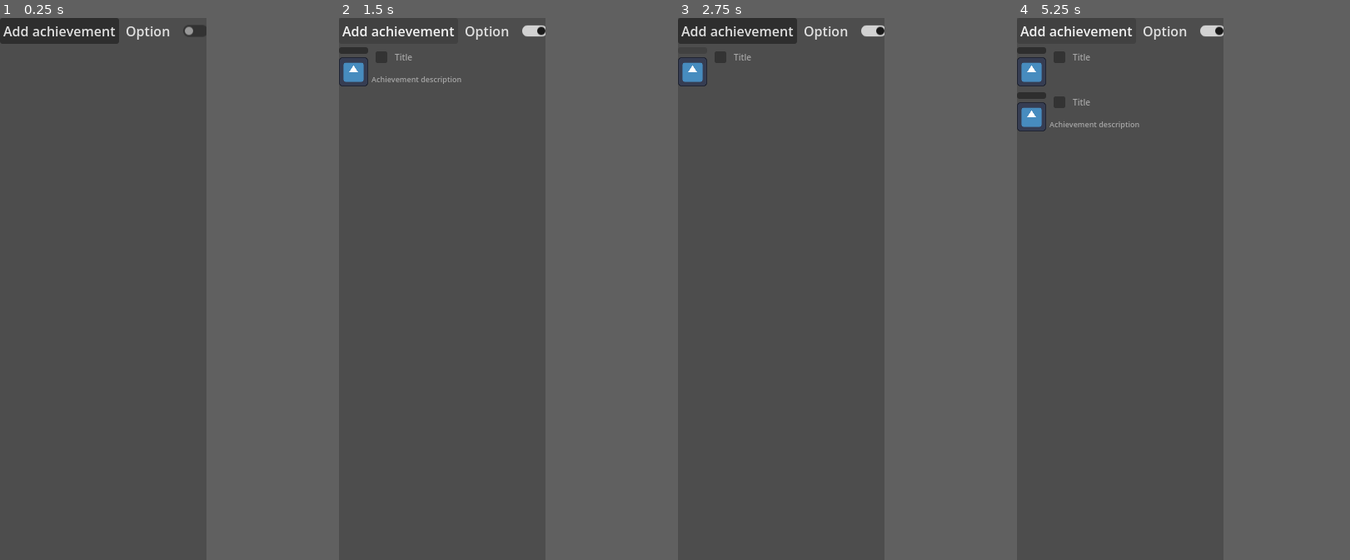
Above: before the commit, frames 1-4 (left to right).
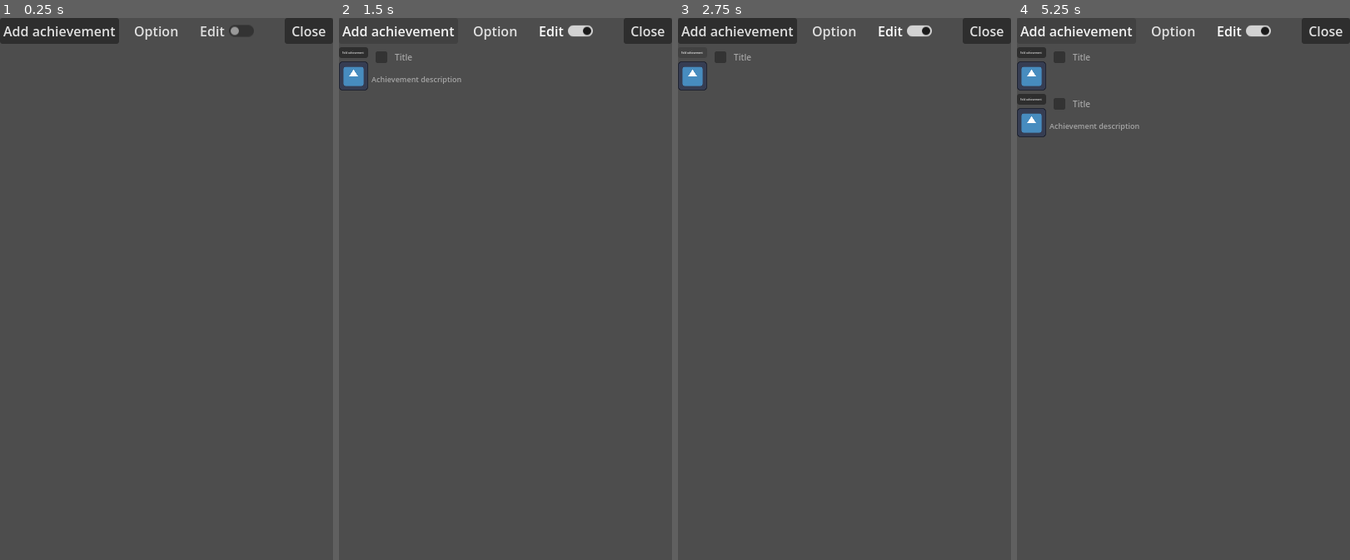
Above: after the commit, the same moments.

Repository: Giitto/achievements-static-solver
Game: Godot game, scene res://main.tscn
Same seed, same stepped clock (60 frames per second), same inputs: the game is played once before the commit and once after it. The engine's default icon, where the game draws it, is replaced by a stand-in: a white triangle on a blue panel in a dark square.
Inputs (mouse positions are in pixels of both pictures, inside the frame that each line leads up to; where the layout moved, square brackets give the same spot in the first picture):
- Up to frame 1 (0.25 s): no input
- Up to frame 2 (1.5 s): click (478, 28) [535, 28] at 0.5 s; click "Add achievement" at 1.25 s
- Up to frame 3 (2.75 s): click (687, 50) [691, 50] at 2 s
- Up to frame 4 (5.25 s): click (1043, 55) [1060, 55] at 2.75 s; click (1043, 55) [1060, 55] at 3.5 s; click (1026, 77) [1030, 72] at 4.25 s; click "Add achievement" at 5 s
In our replay, the window is 248x650 before the commit and 400x650 after it. These sizes can differ from the game's own. Grey fills any space a smaller window leaves; there, only what the larger window draws over its background counts as a difference.

The runs differ from the first frame. In frame 1, 1.1% of the frame differs, in the area x 38-100%, y 0-5%; in frame 2, 1.4%; in frame 3, 1.3%; in frame 4, 1.9%, in the area x 0-100%, y 0-22%.

Commit message:
Added exit and correction of layout
- Bigger default size - Exit button - Edit text right next to the button -maybe better resize capability ?

Diff:
--- a/Achievement/achievement_desc.tscn
+++ b/Achievement/achievement_desc.tscn
@@ -27,8 +27,11 @@
 
 [node name="VBoxContainer" type="VBoxContainer" unique_id=438633510]
 custom_minimum_size = Vector2(248, 80)
-offset_right = 248.0
-offset_bottom = 112.0
+anchors_preset = 15
+anchor_right = 1.0
+anchor_bottom = 1.0
+grow_horizontal = 2
+grow_vertical = 2
 size_flags_horizontal = 0
 script = ExtResource("1_e1s4n")
 
@@ -43,7 +46,8 @@
 
 [node name="FoldButton" type="Button" parent="AchievementsDesc/LeftSide" unique_id=1473737341]
 layout_mode = 2
-theme_override_font_sizes/font_size = 1
+theme_override_font_sizes/font_size = 3
+text = "Fold achievement"
 autowrap_trim_flags = 192
 
 [node name="Icon" type="TextureRect" parent="AchievementsDesc/LeftSide" unique_id=1203665057]
@@ -89,7 +93,6 @@
 editable = false
 
 [node name="DeleteAchievementButton" type="Button" parent="AchievementsDesc/Title/ManageDeleteButton" unique_id=2142336132]
-layout_direction = 2
 layout_mode = 2
 size_flags_horizontal = 8
 size_flags_vertical = 0
@@ -97,7 +100,7 @@
 text = "x"
 
 [node name="DescriptionTextEdit" type="TextEdit" parent="AchievementsDesc/Title" unique_id=459668278]
-custom_minimum_size = Vector2(0, 60)
+custom_minimum_size = Vector2(360, 30)
 layout_mode = 2
 size_flags_vertical = 8
 tooltip_text = "Achievement description/text"
--- a/main.gd
+++ b/main.gd
@@ -7,12 +7,15 @@
 
 @onready var load_file_dialog: FileDialog = $LoadFileDialog
 @onready var save_file_dialog: FileDialog = $SaveFileDialog
+@onready var confirmation_dialog: ConfirmationDialog = $ConfirmationDialog
 
 var is_edit_on :bool = false
 
 var troph_list:Array[Achievement] = [];
 
 func _ready() -> void:
+	DisplayServer.window_set_flag(DisplayServer.WINDOW_FLAG_BORDERLESS,true)
+	DisplayServer.window_set_mode(DisplayServer.WINDOW_MODE_WINDOWED)
 	menu_button.get_popup().id_pressed.connect(_on_option_item_selected)
 	for ach in troph_list:
 		ach.toggle_edit(is_edit_on)
@@ -98,3 +101,9 @@
 		achievement_box.remove_child(troph)
 		troph.call_deferred("queue_free")
 	troph_list.clear()
+
+func _on_quit_pressed() -> void:
+	confirmation_dialog.popup_centered()
+
+func _on_confirmation_dialog_confirmed() -> void:
+	get_tree().quit()
--- a/main.tscn
+++ b/main.tscn
@@ -5,8 +5,13 @@
 [node name="Main" type="VBoxContainer" unique_id=533452990]
 clip_contents = true
 custom_minimum_size = Vector2(0, 650)
-offset_right = 240.0
-offset_bottom = 650.0
+anchors_preset = 15
+anchor_right = 1.0
+anchor_bottom = 1.0
+grow_horizontal = 2
+grow_vertical = 2
+size_flags_horizontal = 3
+size_flags_vertical = 3
 script = ExtResource("1_ig7tw")
 
 [node name="VBoxContainer" type="HBoxContainer" parent="." unique_id=306845109]
@@ -15,10 +20,14 @@
 
 [node name="addAchievementButton" type="Button" parent="VBoxContainer" unique_id=1917735730]
 layout_mode = 2
+size_flags_horizontal = 0
+size_flags_vertical = 0
 text = "Add achievement"
 
 [node name="MenuButton" type="MenuButton" parent="VBoxContainer" unique_id=974817754]
 layout_mode = 2
+size_flags_horizontal = 6
+size_flags_vertical = 0
 text = "Option"
 item_count = 2
 popup/item_0/text = "Save"
@@ -28,6 +37,15 @@
 
 [node name="EditMode" type="CheckButton" parent="VBoxContainer" unique_id=94013553]
 layout_mode = 2
+size_flags_horizontal = 8
+size_flags_vertical = 0
+text = "Edit"
+
+[node name="Quit" type="Button" parent="VBoxContainer" unique_id=1909110466]
+layout_mode = 2
+size_flags_horizontal = 10
+size_flags_vertical = 0
+text = " Close "
 
 [node name="ScrollContainer" type="ScrollContainer" parent="." unique_id=1629117373]
 custom_minimum_size = Vector2(0, 615)
@@ -40,7 +58,12 @@
 
 [node name="LoadFileDialog" type="FileDialog" parent="." unique_id=1500800164]
 
+[node name="ConfirmationDialog" type="ConfirmationDialog" parent="." unique_id=487752389]
+dialog_text = "Are you sure you want to quit ? You maybe want to save before."
+
 [connection signal="pressed" from="VBoxContainer/addAchievementButton" to="." method="_on_add_achievement_button_pressed"]
 [connection signal="toggled" from="VBoxContainer/EditMode" to="." method="_on_edit_mode_toggled"]
+[connection signal="pressed" from="VBoxContainer/Quit" to="." method="_on_quit_pressed"]
 [connection signal="file_selected" from="SaveFileDialog" to="." method="_on_save_file_dialog_file_selected"]
 [connection signal="file_selected" from="LoadFileDialog" to="." method="_on_load_file_dialog_file_selected"]
+[connection signal="confirmed" from="ConfirmationDialog" to="." method="_on_confirmation_dialog_confirmed"]
--- a/project.godot
+++ b/project.godot
@@ -17,10 +17,14 @@
 
 [display]
 
-window/size/viewport_width=248
+window/size/viewport_width=400
 window/size/viewport_height=650
 window/size/borderless=true
-window/stretch/mode="viewport"
+window/energy_saving/keep_screen_on=false
+window/subwindows/embed_subwindows=false
+window/stretch/mode="canvas_items"
+window/per_pixel_transparency/allowed=true
+window/handheld/orientation=1
 
 [physics]
 
Not shown, changed: export_presets.cfg
Not shown, changed: README.md
